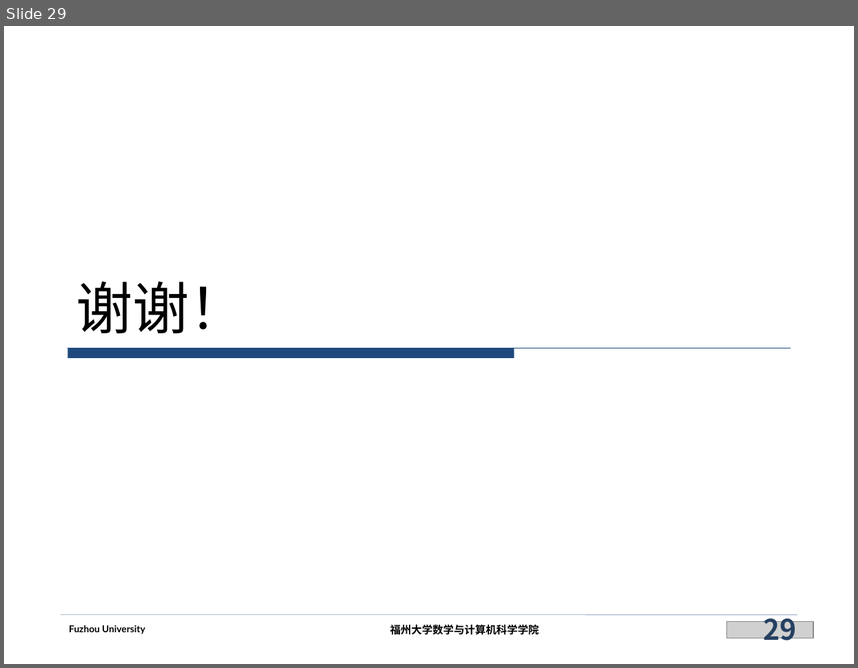
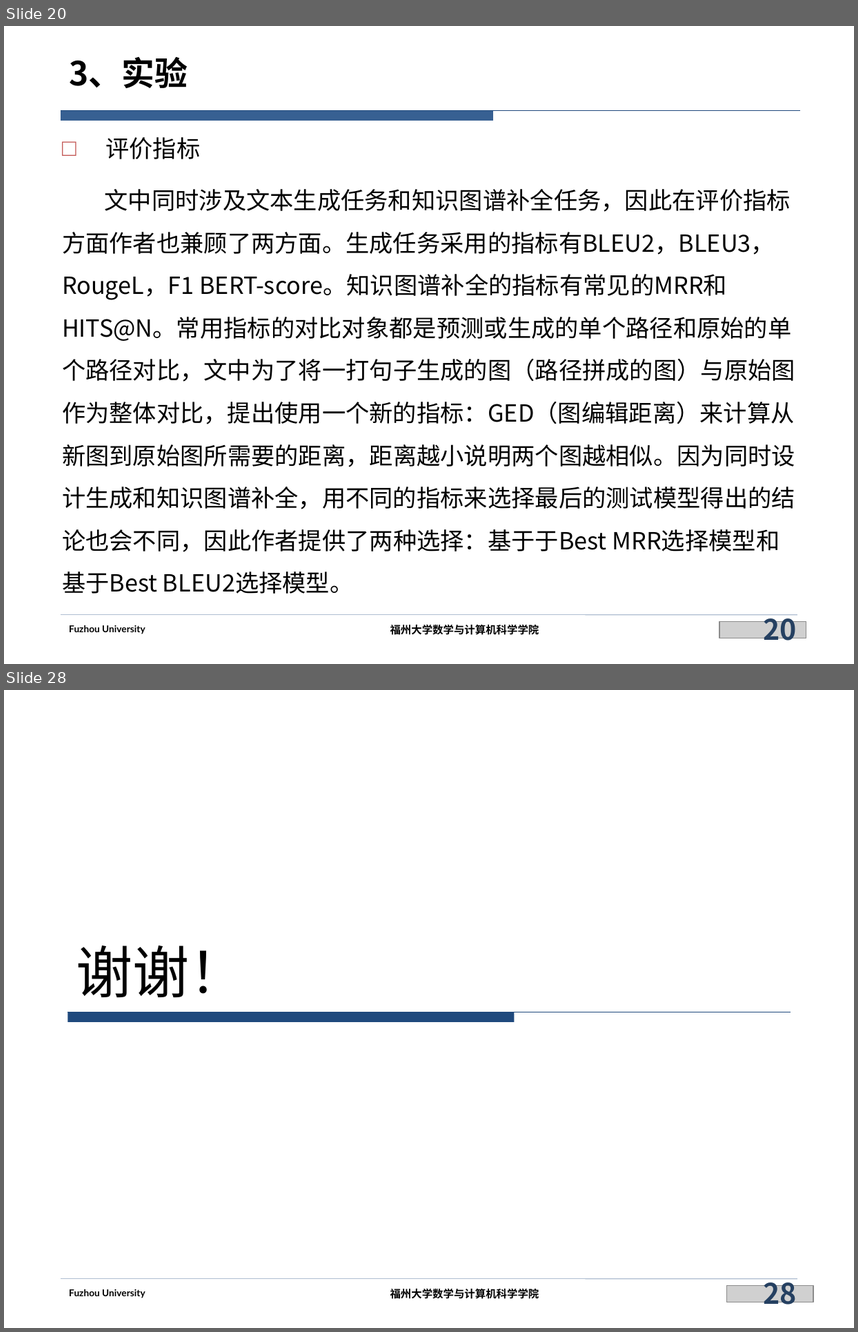
Before and after one commit to siberia0015/Paper-Report, a slide deck: 实验室/DualTKB（未完成）/DualTKB.pptx. Shown one above the other, each under a label of ours: slide 29 before the commit, slides 20 and 28 after it; the slides between them are not shown. The pictures are 858x668 and 858x1332 pixels, drawn with LibreOffice and Linux fonts; fonts in the diff are those of the drawing; grey boxes stand for pictures; background and template pictures are left out. Boxes give left, top, right and bottom in pixels: in the first picture for what was removed or moved away, otherwise in the second. Text is boxed around its words. In the diff, an @@ line names an element or a change of style, - is before the commit and + after.

```diff
--- a/实验室/DualTKB（未完成）/DualTKB.pptx
+++ b/实验室/DualTKB（未完成）/DualTKB.pptx
@@ slide 20 added at box(4, 26, 854, 664), background #FFFFFF; not listed: 4 template elements that a slide beside it also shows @@
@@ title added at box(69, 57, 188, 88), 28 pt, text #000000, bold @@
+3、实验
@@ freeform shape added at box(61, 110, 800, 121), fill #376092, outline #1F497D 0.75 pt @@
@@ text added at box(62, 137, 795, 593), 20 pt, text #000000 @@
+□ 评价指标
+文中同时涉及文本生成任务和知识图谱补全任务，因此在评价指标方面作者也兼顾了两方面。生成任务采用的指标有BLEU2，BLEU3，RougeL，F1 BERT-score。知识图谱补全的指标有常见的MRR和HITS@N。常用指标的对比对象都是预测或生成的单个路径和原始的单个路径对比，文中为了将一打句子生成的图（路径拼成的图）与原始图作为整体对比，提出使用一个新的指标：GED（图编辑距离）来计算从新图到原始图所需要的距离，距离越小说明两个图越相似。因为同时设计生成和知识图谱补全，用不同的指标来选择最后的测试模型得出的结论也会不同，因此作者提供了两种选择：基于于Best MRR选择模型和基于Best BLEU2选择模型。
@@ picture added at box(720, 621, 806, 638) @@
@@ page number added at box(763, 610, 796, 646), 24 pt, text #254061, bold @@
+20
@@ what was slide 29 is now slide 28 @@
@@ page number at box(763, 1274, 796, 1310): text changed @@
-29
+28
```
Also in this commit, not shown: 18 slides changed, 7 other slides added, 9 slides removed.
